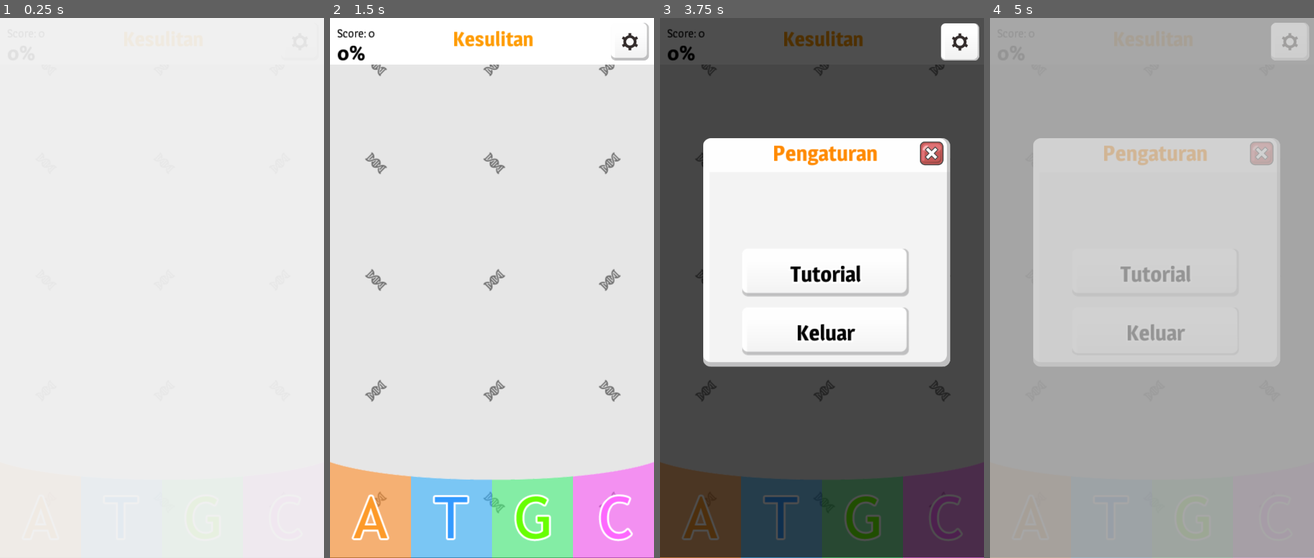
Above: before the commit, frames 1-4 (left to right).
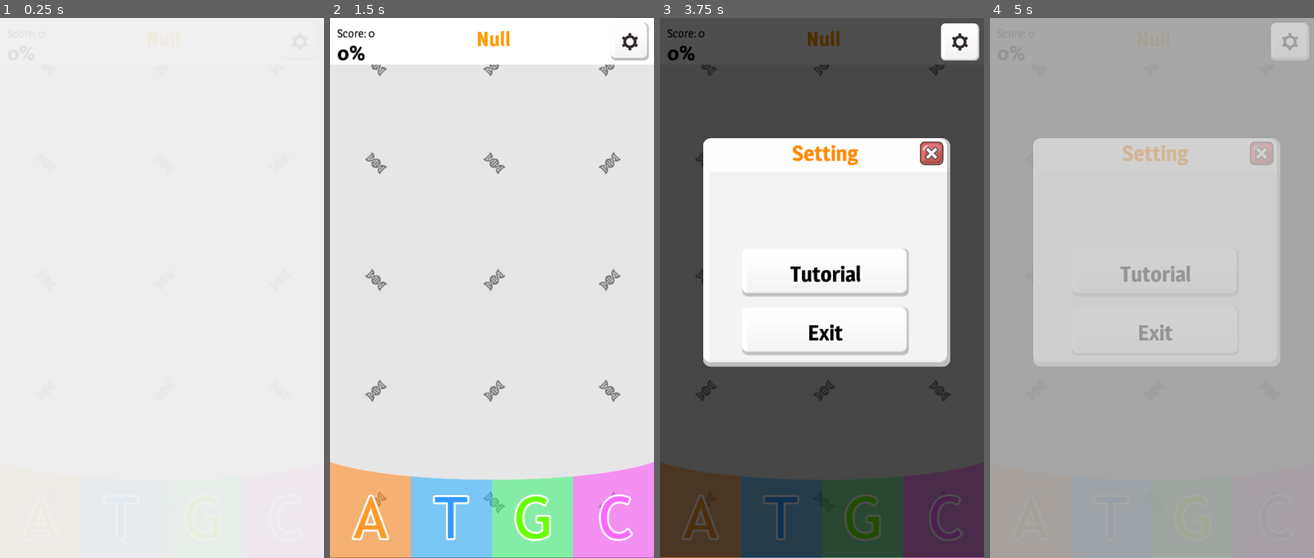
Above: after the commit, the same moments.

Repository: darkun7/Paham-DNA
Game: Godot game, scene res://scene/game_dna.tscn
The game is run twice, just before and just after one commit, with the same random seed, the same clock (stepped at 60 frames per second) and the same inputs. This scene is started directly instead of the project's main scene.
Inputs (mouse positions are in pixels of both pictures, inside the frame that each line leads up to):
- Up to frame 1 (0.25 s): no input
- Up to frame 2 (1.5 s): click (372, 514) at 0.5 s; click (453, 514) at 1.25 s
- Up to frame 3 (3.75 s): click (864, 514) at 2 s; click (945, 514) at 2.75 s; click (958, 39) at 3.5 s
- Up to frame 4 (5 s): click "Keluar" (after the commit: "Exit") at 4.25 s

The runs differ from the first frame. In frame 2, 0.4% of the frame differs, in the area x 38-63%, y 2-6%; in frame 3, 1.4%, in the area x 35-68%, y 2-60%; in frame 4, 0.7%.
Error before the commit: Invalid operands 'int' and 'Nil' in operator '<'. (res://script/game_dna.gd:90)
Error after the commit: Invalid get index 'Null' (on base: 'Dictionary'). (res://script/game_dna.gd:83)

Commit message:
Add EN translation

Diff:
--- a/scene/fade.tscn
+++ b/scene/fade.tscn
@@ -41,4 +41,5 @@
 visible = false
 anchor_right = 1.0
 anchor_bottom = 1.0
+color = Color( 0, 0, 0, 0 )
 [connection signal="animation_finished" from="." to="." method="_on_fade_animation_finished"]
--- a/scene/game_dna.tscn
+++ b/scene/game_dna.tscn
@@ -87,7 +87,6 @@
 script = ExtResource( 1 )
 
 [node name="background" type="TextureRect" parent="."]
-editor/display_folded = true
 anchor_right = 1.0
 anchor_bottom = 1.0
 texture = ExtResource( 2 )
@@ -136,6 +135,9 @@
 custom_colors/font_color = Color( 1, 0.607843, 0, 1 )
 text = "Kesulitan"
 align = 1
+__meta__ = {
+"_edit_use_anchors_": false
+}
 
 [node name="dna" parent="." instance=ExtResource( 5 )]
 visible = false
@@ -190,7 +192,6 @@
 
 [node name="pause" type="Control" parent="."]
 pause_mode = 2
-editor/display_folded = true
 visible = false
 script = ExtResource( 15 )
 
@@ -228,7 +229,6 @@
 valign = 1
 
 [node name="Tutorial" type="TextureButton" parent="pause"]
-editor/display_folded = true
 anchor_left = 0.5
 anchor_top = 1.0
 anchor_right = 0.5
--- a/scene/home.tscn
+++ b/scene/home.tscn
@@ -41,7 +41,6 @@
 custom_constants/separation = 30
 
 [node name="Game" type="TextureButton" parent="menu"]
-editor/display_folded = true
 margin_right = 249.0
 margin_bottom = 72.0
 texture_normal = ExtResource( 3 )
@@ -65,7 +64,6 @@
 uppercase = true
 
 [node name="Materi" type="TextureButton" parent="menu"]
-editor/display_folded = true
 visible = false
 margin_top = 102.0
 margin_right = 249.0
@@ -91,7 +89,6 @@
 uppercase = true
 
 [node name="Tutorial" type="TextureButton" parent="menu"]
-editor/display_folded = true
 margin_top = 102.0
 margin_right = 249.0
 margin_bottom = 174.0
@@ -114,9 +111,11 @@
 align = 1
 autowrap = true
 uppercase = true
+__meta__ = {
+"_edit_use_anchors_": false
+}
 
 [node name="About" type="TextureButton" parent="menu"]
-editor/display_folded = true
 margin_top = 204.0
 margin_right = 249.0
 margin_bottom = 276.0
@@ -135,10 +134,13 @@
 margin_bottom = 17.5
 custom_fonts/font = SubResource( 1 )
 custom_colors/font_color = Color( 0, 0, 0, 1 )
-text = "Tentang"
-align = 1
-autowrap = true
-uppercase = true
+text = "About"
+align = 1
+autowrap = true
+uppercase = true
+__meta__ = {
+"_edit_use_anchors_": false
+}
 
 [node name="logo" type="TextureRect" parent="."]
 anchor_left = 0.5
@@ -148,9 +150,11 @@
 margin_right = 102.5
 margin_bottom = 195.0
 texture = ExtResource( 6 )
+__meta__ = {
+"_edit_use_anchors_": false
+}
 
 [node name="tentang" type="Control" parent="."]
-editor/display_folded = true
 visible = false
 margin_right = 40.0
 margin_bottom = 40.0
@@ -291,9 +295,11 @@
 align = 1
 autowrap = true
 uppercase = true
+__meta__ = {
+"_edit_use_anchors_": false
+}
 
 [node name="sedang" type="TextureButton" parent="kesulitan/container"]
-editor/display_folded = true
 margin_top = 80.0
 margin_right = 249.0
 margin_bottom = 152.0
@@ -318,7 +324,6 @@
 uppercase = true
 
 [node name="sulit" type="TextureButton" parent="kesulitan/container"]
-editor/display_folded = true
 margin_top = 160.0
 margin_right = 249.0
 margin_bottom = 232.0
@@ -343,7 +348,6 @@
 uppercase = true
 
 [node name="tak_hingga" type="TextureButton" parent="kesulitan/container"]
-editor/display_folded = true
 margin_top = 240.0
 margin_right = 249.0
 margin_bottom = 312.0
--- a/scene/pembahasan.tscn
+++ b/scene/pembahasan.tscn
@@ -3,3 +3,6 @@
 [node name="pembahasan" type="Control"]
 anchor_right = 1.0
 anchor_bottom = 1.0
+__meta__ = {
+"_edit_use_anchors_": false
+}
--- a/script/game_dna.gd
+++ b/script/game_dna.gd
@@ -46,26 +46,41 @@
 var salah = 0
 var kalah = 1
 
+var lang = "EN"
+
 func _ready():
 	print("Successfully enter scene Game")
 	$spawn.wait_time = speed
 	speed = global.get_global_speed()
 	nucleotide = global.get_global_nucleotide()
 	var kesulitan = global.get_global_kesulitan()
+	print(kesulitan)
+
 	if(kesulitan == "Mudah"):
-		$latar/difficulty.text = str(kesulitan)
 		$latar/difficulty.set("custom_colors/font_color",Color(0,123,255))
 	elif(kesulitan == "Sedang"):
-		$latar/difficulty.text = str(kesulitan)
 		$latar/difficulty.set("custom_colors/font_color",Color(0,255,0))
 	elif(kesulitan == "Sulit"):
-		$latar/difficulty.text = str(kesulitan)
 		$latar/difficulty.set("custom_colors/font_color",Color(255,155,0))
 	elif(kesulitan == "Tak Hingga"):
-		$latar/difficulty.text = str(kesulitan)
 		$latar/difficulty.set("custom_colors/font_color",Color(255,0,0))
 		$latar/percent.visible = false
+	if(lang == "EN"):
+		kesulitan = translate(kesulitan)
+		$pause/Keluar/Label.text = "Exit"
+
+	$latar/difficulty.text = str(kesulitan)
 	$fade.doOut()
+
+func translate(string):
+	var translate = {
+		'Mudah': "Easy",
+		'Sedang': "Medium",
+		'Sulit': "Hard",
+		'Tak Hingga' : "infinity",
+		'komentar_cobalagi' : "Nucleotide A pairs with T, while G pairs with C",
+	}
+	return translate[string]
 
 func spawn():
 	id+=1
@@ -225,6 +240,8 @@
 		get_tree().paused = false
 		$pause.visible = false
 	pause_state = !pause_state
+	if lang == "EN":
+		$pause/title.text = "Setting"
 
 func _on_Tutorial_pressed():
 	$pause.visible = false
@@ -280,18 +297,25 @@
 		$hasil/title.text = "Coba Lagi"
 		$hasil/title.set("custom_colors/font_color",Color(255,0,0))
 		$hasil/label.text = "Nukleotida A berpasangan dengan T, sedangkan G berpasangan dengan C"
+		$hasil/label.text = translate('komentar_cobalagi')
 		if(komentar[0] !=""):
+			var nucleo = "Nukleotida "
 			var respond = " seharusnya berpasangan dengan "
+			var not_with = ", bukan dengan "
+			if (lang == "EN"):
+				respond = " should paired with  "
+				nucleo = "Nucleotide "
+				not_with = ", not a "
 			var soal = komentar[0]
 			var jawab = komentar[1]
 			if soal == "A":
-				respond = "Nukleotida "+soal+respond+"T, bukan dengan "+jawab
+				respond = nucleo+soal+respond+"T"+not_with+jawab
 			elif soal == "T":
-				respond = "Nukleotida "+soal+respond+"A, bukan dengan "+jawab
+				respond = nucleo+soal+respond+"A"+not_with+jawab
 			elif soal == "G":
-				respond = "Nukleotida "+soal+respond+"C, bukan dengan "+jawab
+				respond = nucleo+soal+respond+"C"+not_with+jawab
 			elif soal == "C":
-				respond = "Nukleotida "+soal+respond+"G, bukan dengan "+jawab
+				respond = nucleo+soal+respond+"G"+not_with+jawab
 			$hasil/label.text = respond
 		$hasil/TextureRect.visible = true;
 	else:
--- a/script/home.gd
+++ b/script/home.gd
@@ -3,8 +3,18 @@
 onready var global = get_node("/root/global")
 var next_scene = "res://scene/";
 
+var lang = "EN"
 
 func _ready():
+	if lang =="EN":
+		$tentang/Label.text = "DNA Assemble is an educational-strategy-based game to increase high school students' insights in understanding DNA assembly material in Biology subjects.\nThe game application can be formed with the support of related parties:\n\nGame Dev Studio (Tape Soft):\n- Hartawan Bahari Mulyadi\n- Muhammad Amri Zaman\n- Moh. Fahrul Hafidh"
+		$tentang/title.text = "About"
+		$kesulitan/container/mudah/Label.text = "Easy"
+		$kesulitan/container/sedang/Label.text = "Medium"
+		$kesulitan/container/sulit/Label.text = "Hard"
+		$kesulitan/container/tak_hingga/Label.text = "Infinite"
+		$kesulitan/title.text = "Dificulty Level"
+
 	pass
 
 func _on_Game_pressed():
--- a/script/tutorial.gd
+++ b/script/tutorial.gd
@@ -2,8 +2,12 @@
 
 signal close_btn
 
+var lang = "EN"
+
 # Called when the node enters the scene tree for the first time.
 func _ready():
+	if lang == "EN":
+		$label.text = "Find the nucleotide pair of the lowermost block. Use the buttons at the bottom to select a suitable nucleotide pair. Adenine pairs with Thymine, while Guanine pairs with Cytosine."
 	pass # Replace with function body.
 
 # Called every frame. 'delta' is the elapsed time since the previous frame.
Not shown, added: .mono/assemblies/Debug/GodotSharp.xml
Not shown, added: .mono/assemblies/Debug/GodotSharpEditor.xml
Not shown, added: .mono/assemblies/Debug/api_hash_cache.cfg
Not shown, changed: export_presets.cfg
Not shown, added: .mono/assemblies/Debug/GodotSharp.dll
Not shown, added: .mono/assemblies/Debug/GodotSharp.pdb
Not shown, added: .mono/assemblies/Debug/GodotSharpEditor.dll
Not shown, added: .mono/assemblies/Debug/GodotSharpEditor.pdb
